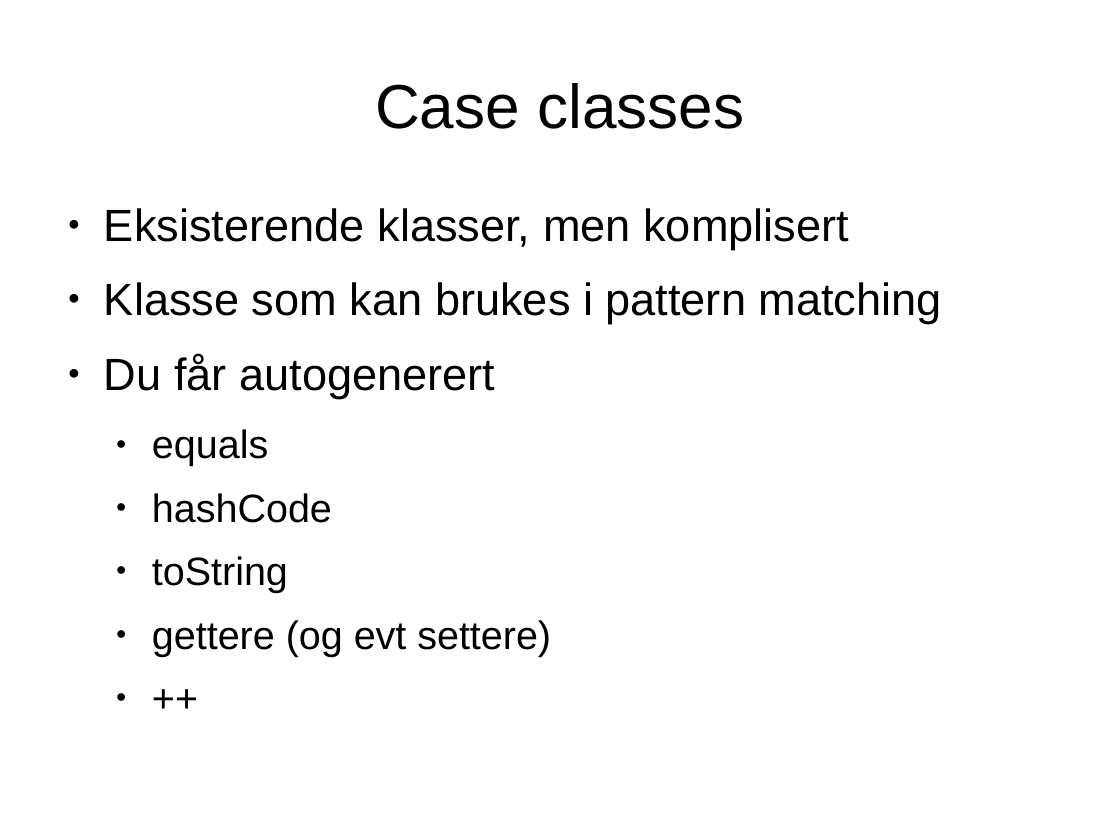
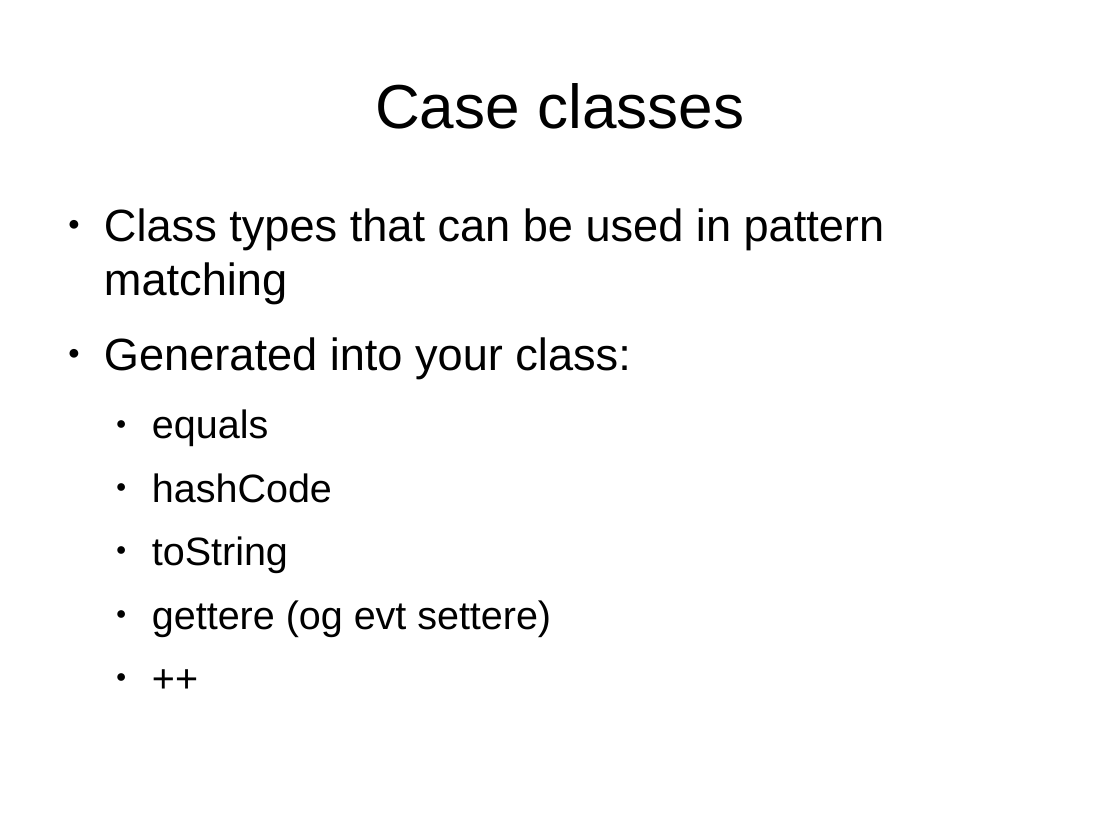
Before and after one commit to javaBin/scala-training-slides, a slide deck: slide 12 of 1.5 - PatternMatching.odp. Drawn at 1120x840 pixels with LibreOffice and Linux fonts; fonts in the diff are those of the drawing; background and template pictures are left out. Boxes give left, top, right and bottom in pixels: in the first picture for what was removed or moved away, otherwise in the second. Text is boxed around its words. In the diff, an @@ line names an element or a change of style, - is before the commit and + after.

```diff
--- a/1.5 - PatternMatching.odp
+++ b/1.5 - PatternMatching.odp
@@ text at (104,208,884,378): text changed @@
-● Eksisterende klasser, men komplisert
-● Klasse som kan brukes i pattern matching
-● Du får autogenerert
+● Class types that can be used in pattern matching
+● Generated into your class:
```
Also in this commit, not shown: 15 other slides changed.
